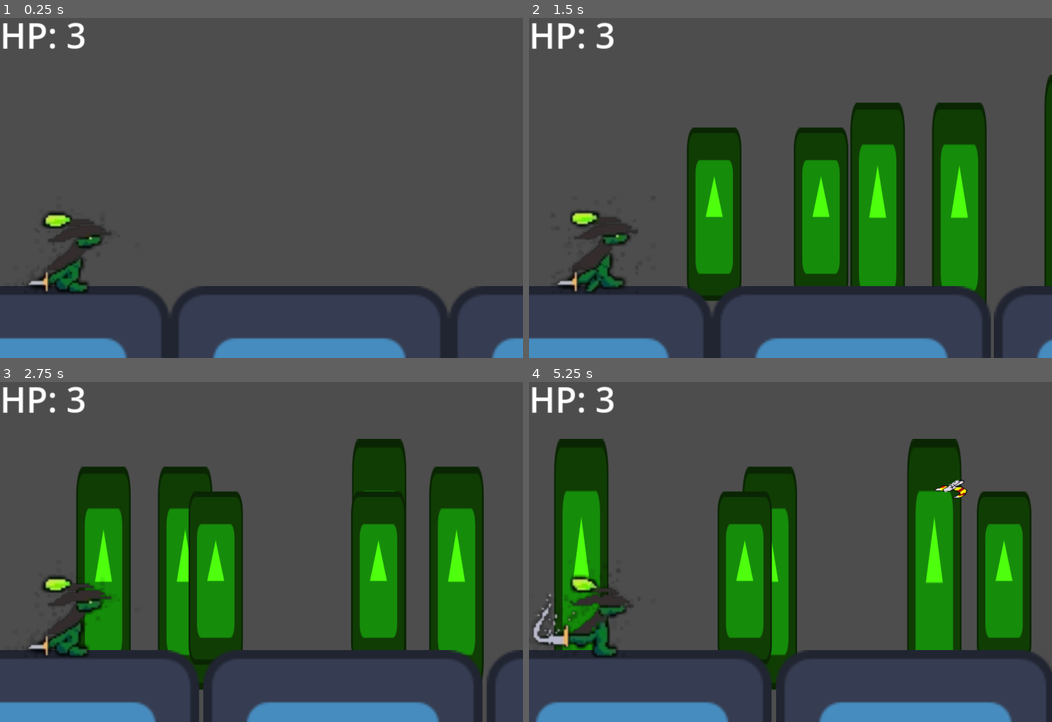
Above: before the commit, frames 1-4 (two rows, left to right).
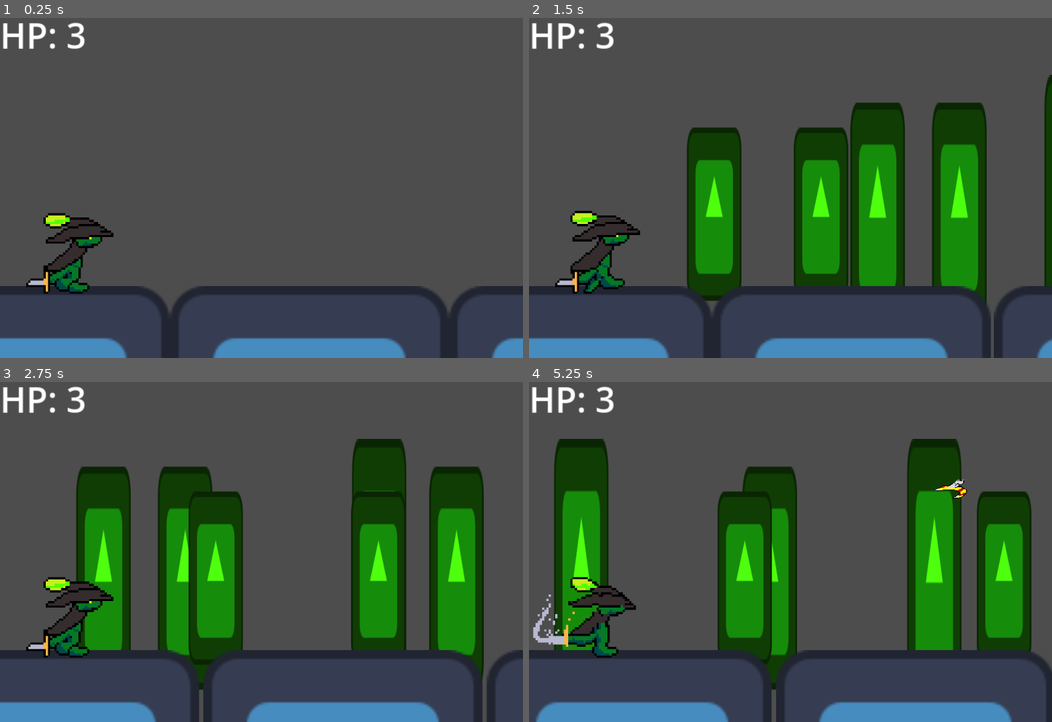
Above: after the commit, the same moments.

Repository: irmozius/UnhingedGekko
Game: Godot game, scene res://game_data/worlds/game_world.tscn
Two runs of this game, one before a commit and one after it. Both use one fixed random seed, a clock stepped at 60 frames per second and the inputs below. The engine's default icon, where the game draws it, is replaced by a stand-in: a white triangle on a blue panel in a dark square.
Inputs (mouse positions are in pixels of both pictures, inside the frame that each line leads up to):
- Up to frame 1 (0.25 s): no input
- Up to frame 2 (1.5 s): tap Enter at 0.5 s; move the mouse to (905, 167) at 0.52 s; hold D 0.53-1.25 s; tap Space (slash) at 0.6 s; click (905, 167) at 0.67 s; tap Up (jump) at 0.77 s; drag from (685, 201) to (764, 252) at 1.27 s
- Up to frame 3 (2.75 s): move the mouse to (313, 470) at 2.02 s; hold A from 2.03 s (still down); tap Delete at 2.1 s
- Up to frame 4 (5.25 s): release A at 2.75 s; drag from (764, 616) to (633, 494) at 2.77 s; move the mouse to (947, 599) at 3.52 s; hold D 3.53-4.25 s; tap Enter at 3.6 s; tap Up (jump) at 3.77 s; drag from (633, 494) to (712, 460) at 4.27 s; move the mouse to (816, 548) at 5.02 s; hold D from 5.03 s (still down); tap Space (slash) at 5.1 s; click (816, 548) at 5.17 s

The runs differ from the first frame. In frame 1, 0.9% of the frame differs, in the area x 5-22%, y 56-81%; in frame 2, 0.9%; in frame 3, 0.9%; in frame 4, 1.3%, in the area x 0-84%, y 28-81%.

Commit message:
Added all sprites hitherto; added weapon resource

Diff:
--- a/game_data/entities/characters/enemy.gd
+++ b/game_data/entities/characters/enemy.gd
@@ -17,9 +17,8 @@
 		hitbox.received_hit.connect(_on_hitbox_received_hit)
 
 ## One hit and dead!
-func _on_hitbox_received_hit(_hurtbox : Hurtbox):
-	take_damage(_hurtbox.damage)
-
+func _on_hitbox_received_hit(hurtbox : Hurtbox):
+	take_damage(hurtbox.damage)
 
 ## We should do something more interesting when they die, at some point
 func die():
--- a/game_data/entities/characters/flyinglizards.tscn
+++ b/game_data/entities/characters/flyinglizards.tscn
@@ -19,9 +19,22 @@
 "update": 1,
 "values": [0]
 }
+tracks/1/type = "value"
+tracks/1/imported = false
+tracks/1/enabled = true
+tracks/1/path = NodePath("Sprite2D:visible")
+tracks/1/interp = 1
+tracks/1/loop_wrap = true
+tracks/1/keys = {
+"times": PackedFloat32Array(0),
+"transitions": PackedFloat32Array(1),
+"update": 1,
+"values": [true]
+}
 
 [sub_resource type="Animation" id="Animation_pg13b"]
 resource_name = "death"
+length = 0.6
 tracks/0/type = "value"
 tracks/0/imported = false
 tracks/0/enabled = true
@@ -29,15 +42,29 @@
 tracks/0/interp = 1
 tracks/0/loop_wrap = true
 tracks/0/keys = {
-"times": PackedFloat32Array(0, 0.168, 0.336, 0.504, 0.65099996),
-"transitions": PackedFloat32Array(1, 1, 1, 1, 1),
+"times": PackedFloat32Array(0, 0.53333336),
+"transitions": PackedFloat32Array(1, 1),
 "update": 0,
-"values": [2, 3, 4, 5, 6]
+"values": [2, 6]
+}
+tracks/1/type = "value"
+tracks/1/imported = false
+tracks/1/enabled = true
+tracks/1/path = NodePath("Sprite2D:visible")
+tracks/1/interp = 1
+tracks/1/loop_wrap = true
+tracks/1/keys = {
+"times": PackedFloat32Array(0, 0.53333336, 0.6),
+"transitions": PackedFloat32Array(1, 1, 1),
+"update": 1,
+"values": [true, true, false]
 }
 
 [sub_resource type="Animation" id="Animation_iohlw"]
 resource_name = "walk"
+length = 0.16666667
 loop_mode = 1
+step = 0.055
 tracks/0/type = "value"
 tracks/0/imported = false
 tracks/0/enabled = true
@@ -45,10 +72,10 @@
 tracks/0/interp = 1
 tracks/0/loop_wrap = true
 tracks/0/keys = {
-"times": PackedFloat32Array(0, 0.2, 0.43333334),
-"transitions": PackedFloat32Array(1, 1, 1),
+"times": PackedFloat32Array(0, 0.16666667),
+"transitions": PackedFloat32Array(1, 1),
 "update": 0,
-"values": [0, 1, 2]
+"values": [0, 2]
 }
 
 [sub_resource type="AnimationLibrary" id="AnimationLibrary_nmdaj"]
@@ -68,6 +95,7 @@
 entity_name = "Flying Lizard"
 
 [node name="Sprite2D" type="Sprite2D" parent="." unique_id=228488152]
+texture_filter = 3
 position = Vector2(8.474546, -73.36419)
 scale = Vector2(0.4262727, 0.28179085)
 texture = ExtResource("2_pg13b")
--- a/game_data/entities/characters/gekko.tscn
+++ b/game_data/entities/characters/gekko.tscn
@@ -2,7 +2,7 @@
 
 [ext_resource type="Script" uid="uid://dh1811l83oi2i" path="res://game_data/entities/characters/gekko.gd" id="1_p6orh"]
 [ext_resource type="Texture2D" uid="uid://485sgqmm1c1i" path="res://assets/graphics/sprites/gekko/Gekko_Sheet.png" id="2_w5ypw"]
-[ext_resource type="Texture2D" uid="uid://cd3dk01c147dm" path="res://assets/graphics/sprites/gekko/attacks/Knife_Sheet_0.png" id="3_ranni"]
+[ext_resource type="Texture2D" uid="uid://cngsxwhc7f8xj" path="res://assets/graphics/sprites/gekko/weapons/rank_0_knife.png" id="3_ranni"]
 [ext_resource type="PackedScene" uid="uid://dv7qoieljaare" path="res://game_data/entities/components/hitbox.tscn" id="3_wtvjg"]
 [ext_resource type="PackedScene" uid="uid://rbljprm78s6j" path="res://game_data/entities/components/hurtbox.tscn" id="4_ely7x"]
 [ext_resource type="Texture2D" uid="uid://q3dy4tm2c72x" path="res://icon.svg" id="5_f3bsu"]
@@ -204,6 +204,7 @@
 11-14 attack 4
 15 hurt
 15 -19 death"
+texture_filter = 3
 texture = ExtResource("2_w5ypw")
 hframes = 5
 vframes = 4
@@ -213,6 +214,7 @@
 0-2 walk
 3 - 6 attack1
 "
+texture_filter = 3
 texture = ExtResource("3_ranni")
 hframes = 5
 vframes = 4
--- /dev/null
+++ b/game_data/globals/WeaponDatabase.tscn
@@ -0,0 +1,6 @@
+[gd_scene format=3 uid="uid://c2kdtxie1l368"]
+
+[ext_resource type="Script" uid="uid://wtxxh5unk785" path="res://game_data/globals/weapon_database.gd" id="1_6j5og"]
+
+[node name="WeaponDatabase" type="Node" unique_id=84591047]
+script = ExtResource("1_6j5og")
--- /dev/null
+++ b/game_data/globals/weapon_database.gd
@@ -0,0 +1,3 @@
+extends Node
+
+@export var weapon_db : Array[Dictionary] = []
--- /dev/null
+++ b/game_data/resources/WeaponResource.gd
@@ -0,0 +1,20 @@
+class_name WeaponResource
+extends Resource
+
+@export_category("Details")
+@export var name : String = "Cool Weapon"
+@export_multiline() var description : String = "This weapon comes from the depths of time.\nNone remain who know its true origin."
+@export_enum("Normal", "Rare", "Unhinged") var rank : String = "Normal"
+
+@export_category("Stats")
+@export var damage : int = 1
+@export var attack_duration : float = 0.1
+@export var cooldown_duration : float = 0.3
+@export var hitbox_radius : float = 15
+
+@export_category("Art")
+@export var spritesheet : Texture2D
+@export var icon : Texture2D
+@export var sound : AudioStream
+
+var equipped : bool
--- /dev/null
+++ b/game_data/resources/weapons/verdant_knife.tres
@@ -0,0 +1,7 @@
+[gd_resource type="Resource" script_class="WeaponResource" format=3 uid="uid://dmgkap84s6bjm"]
+
+[ext_resource type="Script" uid="uid://bowx6pwrpt8xj" path="res://game_data/resources/WeaponResource.gd" id="1_n53sj"]
+
+[resource]
+script = ExtResource("1_n53sj")
+metadata/_custom_type_script = "uid://bowx6pwrpt8xj"
--- a/project.godot
+++ b/project.godot
@@ -18,6 +18,7 @@
 [autoload]
 
 Global="*uid://bdlvpe6nhkjs8"
+WeaponDatabase="*uid://c2kdtxie1l368"
 
 [display]
 
Binary file added: assets/graphics/sprites/enemies/flying/dragon_type1.png
Not shown, changed: assets/graphics/sprites/enemies/flying/dragon_type1.png.import
Binary file added: assets/graphics/sprites/enemies/flying/enem_type1_flyer.png
Not shown, added: assets/graphics/sprites/enemies/flying/enem_type1_flyer.png.import
Binary file added: assets/graphics/sprites/enemies/flying/enem_type2_flyer.png
Not shown, added: assets/graphics/sprites/enemies/flying/enem_type2_flyer.png.import
Binary file added: assets/graphics/sprites/enemies/walking/enem_type1_snake.png
Not shown, added: assets/graphics/sprites/enemies/walking/enem_type1_snake.png.import
Binary file added: assets/graphics/sprites/enemies/walking/enem_type1_walker.png
Not shown, changed: assets/graphics/sprites/enemies/walking/enem_type1_walker.png.import
Binary file added: assets/graphics/sprites/enemies/walking/enem_type2_walker.png
Not shown, changed: assets/graphics/sprites/enemies/walking/enem_type2_walker.png.import
(and 20 more such lines)
